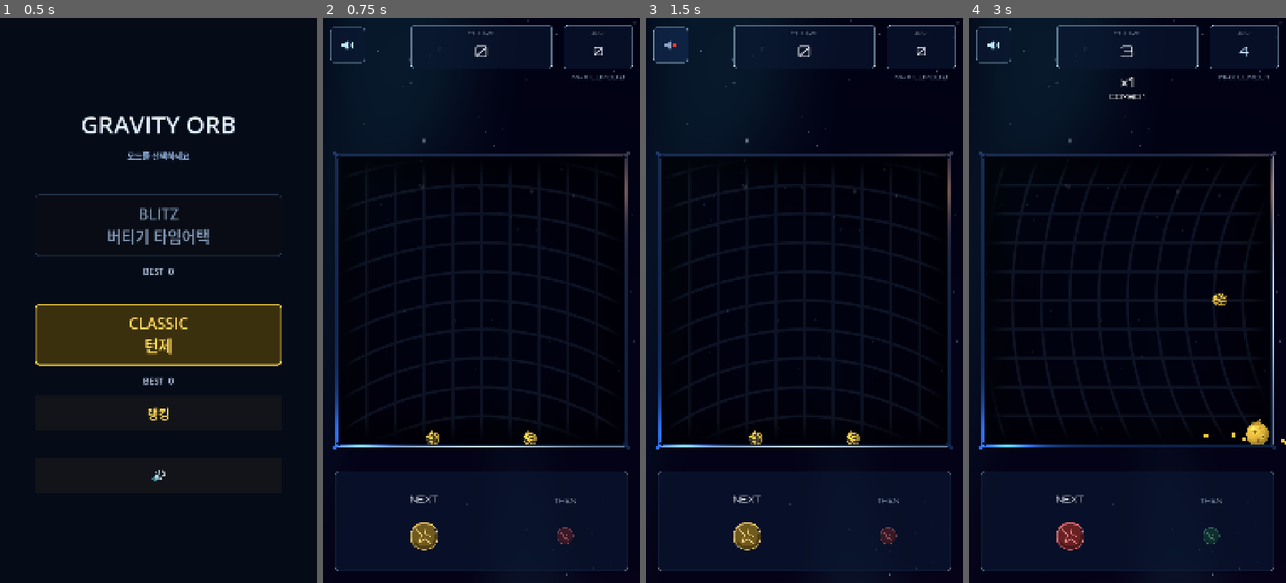
Above: before the commit, frames 1-4 (left to right).
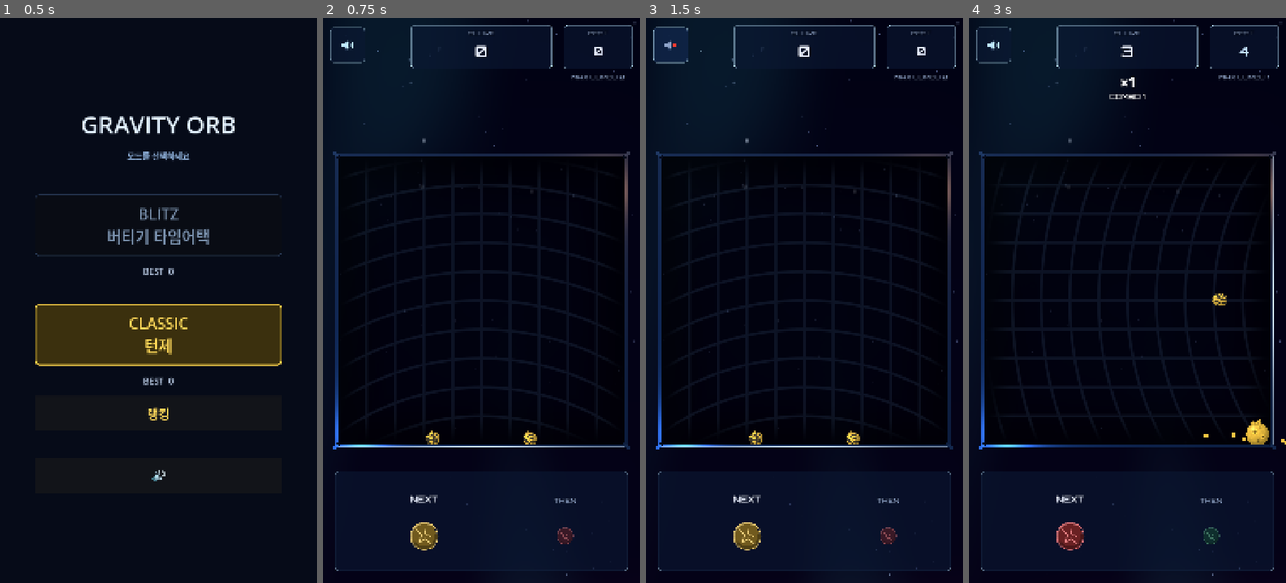
Above: after the commit, the same moments.

Repository: jeongmo-dot/gravity_orb
Game: Godot game, scene res://scenes/Main3D.tscn
Same seed, same stepped clock (60 frames per second), same inputs: the game is played once before the commit and once after it.
Inputs (mouse positions are in pixels of both pictures, inside the frame that each line leads up to):
- Up to frame 1 (0.5 s): no input
- Up to frame 2 (0.75 s): click "CLASSIC 턴제" at 0.5 s
- Up to frame 3 (1.5 s): click (671, 46) at 1.25 s
- Up to frame 4 (3 s): tap Enter at 2 s; move the mouse to (1197, 272) at 2.02 s; hold Right (gravity_right) 2.03-2.75 s; click (1197, 272) at 2.17 s; drag from (1064, 328) to (1111, 413) at 2.77 s

Frame 1 is identical in both runs. In frame 2, 0.2% of the frame differs, in the area x 27-96%, y 2-86%; in frame 3, 0.2%; in frame 4, 0.3%, in the area x 27-95%, y 2-86%.

Commit message:
[#66 V3-1] 추가 요구 2 글꼴 굵기 및 숫자 맞춤

Diff:
--- a/assets/ui/gravity_orb_theme.tres
+++ b/assets/ui/gravity_orb_theme.tres
@@ -7,13 +7,13 @@
 [sub_resource type="FontVariation" id="FontVariation_orbitron_medium"]
 base_font = ExtResource("1_orbitron_variable")
 variation_opentype = {
-"wght": 500.0
+2003265652: 500.0
 }
 
 [sub_resource type="FontVariation" id="FontVariation_orbitron_bold"]
 base_font = ExtResource("1_orbitron_variable")
 variation_opentype = {
-"wght": 700.0
+2003265652: 700.0
 }
 
 [sub_resource type="StyleBoxFlat" id="StyleBoxFlat_hud_panel"]
--- a/scenes/UI.tscn
+++ b/scenes/UI.tscn
@@ -173,13 +173,13 @@
 unique_name_in_owner = true
 layout_mode = 0
 offset_left = 832.0
-offset_top = 38.0
+offset_top = 36.0
 offset_right = 1044.0
-offset_bottom = 64.0
+offset_bottom = 66.0
 mouse_filter = 2
 theme_override_colors/font_outline_color = Color(0, 0, 0, 0.85)
 theme_override_constants/outline_size = 3
-theme_override_font_sizes/font_size = 16
+theme_override_font_sizes/font_size = 22
 theme_type_variation = &"HudDisplaySecondary"
 text = "BEST"
 horizontal_alignment = 1
--- a/scripts/ui/Hud.gd
+++ b/scripts/ui/Hud.gd
@@ -32,7 +32,7 @@
 const SCORE_FONT_MIN: int = 32
 const BEST_FONT_MAX: int = 40
 const BEST_FONT_MIN: int = 18
-const SCORE_DIGIT_WIDTH_FACTOR: float = 0.72
+const NUMERIC_SIDE_PADDING: float = 8.0
 const HUD_MARGIN: float = 24.0
 const PREVIEW_SHELF_HEIGHT: float = 340.0
 const TIME_BAR_INSET: float = 4.0
@@ -246,7 +246,7 @@
 		"score_title": Rect2(center_x - 224.0, top + 12.0, 448.0, 30.0),
 		"score": Rect2(center_x - 224.0, top + 42.0, 448.0, 96.0),
 		"best_panel": Rect2(safe.end.x - HUD_MARGIN - 236.0, top, 236.0, 150.0),
-		"best_title": Rect2(safe.end.x - HUD_MARGIN - 224.0, top + 14.0, 212.0, 26.0),
+		"best_title": Rect2(safe.end.x - HUD_MARGIN - 224.0, top + 12.0, 212.0, 30.0),
 		"best": Rect2(safe.end.x - HUD_MARGIN - 224.0, top + 42.0, 212.0, 94.0),
 		"sound": Rect2(safe.position.x + HUD_MARGIN, top + 8.0, 120.0, 120.0),
 		"danger_panel": Rect2(safe.position.x + HUD_MARGIN, top + 166.0, 256.0, 62.0),
@@ -506,12 +506,14 @@
 
 
 func _fit_numeric_label(label: Label, value: int, preferred_size: int, minimum_size: int) -> void:
-	var available_width: float = maxf(label.size.x - 16.0, 1.0)
+	var available_width: float = maxf(label.size.x - NUMERIC_SIDE_PADDING * 2.0, 1.0)
+	var font: Font = label.get_theme_font(&"font")
 	var fitted_size: int = numeric_font_size_for_width(
 		value,
 		available_width,
 		preferred_size,
-		minimum_size
+		minimum_size,
+		font
 	)
 	label.add_theme_font_size_override("font_size", fitted_size)
 
@@ -520,13 +522,20 @@
 	value: int,
 	available_width: float,
 	preferred_size: int,
-	minimum_size: int
+	minimum_size: int,
+	font: Font
 ) -> int:
-	var digit_count: int = maxi(str(absi(value)).length(), 1)
-	var width_limited_size: int = floori(
-		available_width / (float(digit_count) * SCORE_DIGIT_WIDTH_FACTOR)
-	)
-	return clampi(width_limited_size, minimum_size, preferred_size)
+	var text: String = str(value)
+	for font_size: int in range(preferred_size, minimum_size - 1, -1):
+		var text_width: float = font.get_string_size(
+			text,
+			HORIZONTAL_ALIGNMENT_LEFT,
+			-1.0,
+			font_size
+		).x
+		if text_width <= available_width:
+			return font_size
+	return minimum_size
 
 
 func _on_combo_changed(combo: int, multiplier: float, max_combo: int) -> void:
--- a/tests/test_screen_layout.gd
+++ b/tests/test_screen_layout.gd
@@ -201,6 +201,7 @@
 	var time_track: Panel = main.get_node("UI/Hud/TimeBarTrack") as Panel
 	var time_fill: ColorRect = main.get_node("UI/Hud/TimeBarFill") as ColorRect
 	var spawner: Spawner = main.get_node("Spawner") as Spawner
+	hud._on_score_changed(0, 9_999_999)
 	hud._set_displayed_score(9_999_999)
 	hud._on_time_changed(45.0)
 	spawner.sync_blitz_next_batch_size(8)
@@ -208,13 +209,39 @@
 	assert_eq(score_title.text, "SCORE", "score title is a separate fixed label")
 	assert_eq(score.text, "9999999", "seven-digit score text")
 	assert_eq(best_title.text, "BEST", "BEST title is a separate fixed label")
-	assert_eq(best.text, "0", "BEST numeric label contains only digits")
+	assert_eq(best.text, "9999999", "BEST numeric label contains only digits")
 	var score_font_size: int = score.get_theme_font_size("font_size")
+	var best_font_size: int = best.get_theme_font_size("font_size")
 	assert_true(score_font_size >= Hud.SCORE_FONT_MIN, "score respects minimum font size")
-	assert_true(
-		7.0 * float(score_font_size) * Hud.SCORE_DIGIT_WIDTH_FACTOR <= score.size.x,
-		"9,999,999 estimate fits score panel"
-	)
+	assert_true(best_font_size >= Hud.BEST_FONT_MIN, "BEST respects minimum font size")
+	var score_font: FontVariation = score.get_theme_font("font") as FontVariation
+	var best_font: FontVariation = best.get_theme_font("font") as FontVariation
+	assert_true(
+		score_font.get_string_size(
+			score.text, HORIZONTAL_ALIGNMENT_LEFT, -1.0, score_font_size
+		).x <= score.size.x - Hud.NUMERIC_SIDE_PADDING * 2.0,
+		"9,999,999 measured width fits score panel with eight pixels on each side"
+	)
+	assert_true(
+		best_font.get_string_size(
+			best.text, HORIZONTAL_ALIGNMENT_LEFT, -1.0, best_font_size
+		).x <= best.size.x - Hud.NUMERIC_SIDE_PADDING * 2.0,
+		"9,999,999 measured width fits BEST panel with eight pixels on each side"
+	)
+	if score_font_size < Hud.SCORE_FONT_MAX:
+		assert_true(
+			score_font.get_string_size(
+				score.text, HORIZONTAL_ALIGNMENT_LEFT, -1.0, score_font_size + 1
+			).x > score.size.x - Hud.NUMERIC_SIDE_PADDING * 2.0,
+			"score uses the largest measured font size that fits"
+		)
+	if best_font_size < Hud.BEST_FONT_MAX:
+		assert_true(
+			best_font.get_string_size(
+				best.text, HORIZONTAL_ALIGNMENT_LEFT, -1.0, best_font_size + 1
+			).x > best.size.x - Hud.NUMERIC_SIDE_PADDING * 2.0,
+			"BEST uses the largest measured font size that fits"
+		)
 	assert_eq(timer.text, "45.0", "45-second timer text")
 	assert_near(
 		time_fill.size.x,
@@ -225,28 +252,48 @@
 	var next_count: Label = main.get_node("UI/Hud/NextCountLabel") as Label
 	assert_eq(next_count.text, "×8", "NEXT eight-count text")
 	assert_true(next_count.get_global_rect().size.x >= 80.0, "NEXT count is not clipped")
-	var score_font: FontVariation = score.get_theme_font("font") as FontVariation
 	var score_title_font: FontVariation = score_title.get_theme_font("font") as FontVariation
 	assert_true(score_font != null, "score uses Orbitron FontVariation")
+	assert_true(best_font != null, "BEST uses Orbitron FontVariation")
 	assert_true(score_title_font != null, "score title uses Orbitron FontVariation")
 	assert_true(
 		score_font.base_font.resource_path.ends_with("Orbitron[wght].ttf"),
 		"score uses bundled unmodified Orbitron variable font"
 	)
-	assert_near(float(score_font.variation_opentype.get("wght", 0.0)), 700.0, 0.01,
+	var text_server: TextServer = TextServerManager.get_primary_interface()
+	var weight_tag: int = text_server.name_to_tag("wght")
+	assert_eq(weight_tag, 2003265652, "OpenType wght tag is the serialized numeric key")
+	assert_near(float(score_font.variation_opentype.get(weight_tag, 0.0)), 700.0, 0.01,
 		"score selects Orbitron weight 700")
-	assert_near(float(score_title_font.variation_opentype.get("wght", 0.0)), 500.0, 0.01,
+	assert_near(float(score_title_font.variation_opentype.get(weight_tag, 0.0)), 500.0, 0.01,
 		"score title selects Orbitron weight 500")
+	var medium_rid: RID = score_title_font.get_rids()[0]
+	var bold_rid: RID = score_font.get_rids()[0]
+	var medium_glyph: int = text_server.font_get_glyph_index(
+		medium_rid, 64, "9".unicode_at(0), 0
+	)
+	var bold_glyph: int = text_server.font_get_glyph_index(
+		bold_rid, 64, "9".unicode_at(0), 0
+	)
+	var medium_contours: Dictionary = text_server.font_get_glyph_contours(
+		medium_rid, 64, medium_glyph
+	)
+	var bold_contours: Dictionary = text_server.font_get_glyph_contours(
+		bold_rid, 64, bold_glyph
+	)
+	var medium_points: PackedVector3Array = medium_contours["points"]
+	var bold_points: PackedVector3Array = bold_contours["points"]
+	assert_true(medium_rid != bold_rid, "Orbitron 500 and 700 use distinct font variations")
+	assert_true(medium_points != bold_points, "Orbitron 500 and 700 glyph outlines differ")
 	assert_true(
 		float(score_title.get_theme_font_size("font_size"))
 		<= float(Hud.SCORE_FONT_MAX) * 0.42,
 		"score title is about forty percent of numeric maximum"
 	)
-	assert_true(
-		float(best_title.get_theme_font_size("font_size"))
-		<= float(Hud.BEST_FONT_MAX) * 0.42,
-		"BEST title is about forty percent of numeric maximum"
-	)
+	assert_eq(best_title.get_theme_font_size("font_size"), 22,
+		"BEST title uses the same fixed size as SCORE")
+	assert_eq(best_title.get_theme_font_size("font_size"),
+		score_title.get_theme_font_size("font_size"), "SCORE and BEST title sizes match")
 	assert_true(score_title.get_theme_color("font_color").is_equal_approx(Color("#8EA3C8")),
 		"score title uses opaque secondary color")
 	assert_true(best_title.get_theme_color("font_color").is_equal_approx(Color("#8EA3C8")),
Not shown, changed: assets/fonts/SOURCE.md
Not shown, changed: docs/jeongmo_codex_to_claude.md
